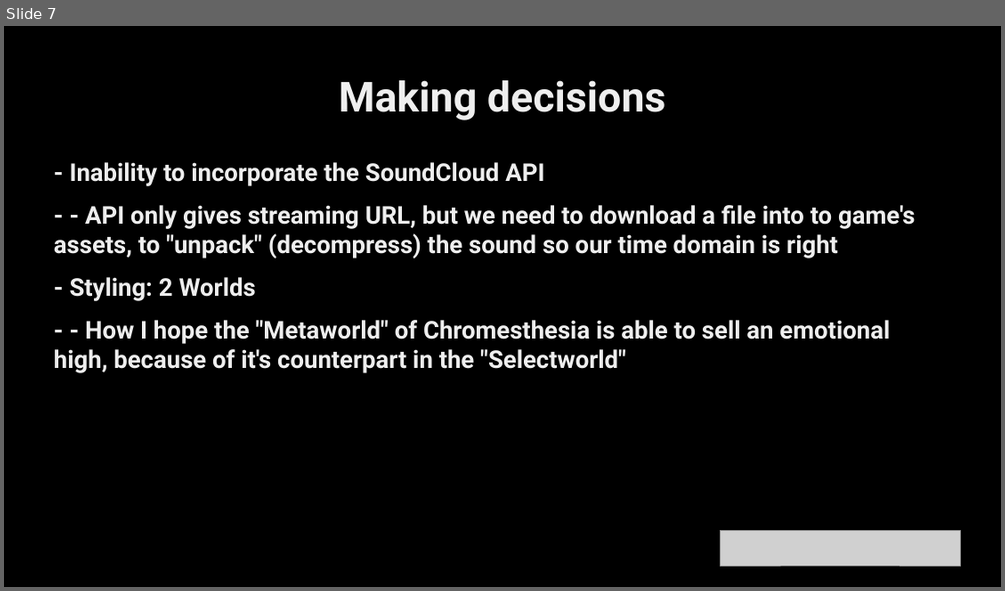
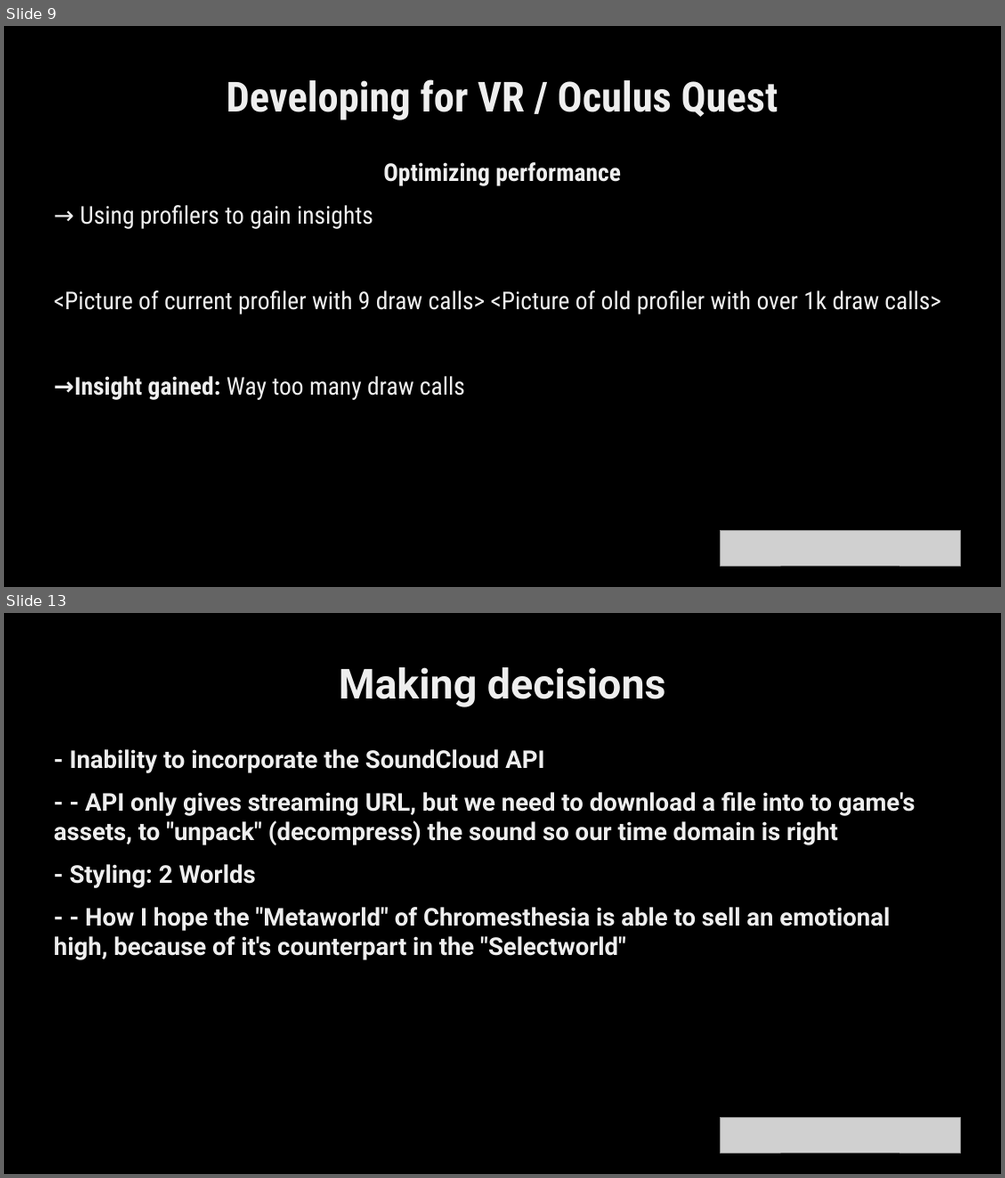
Before and after one commit to etlaM21/Chromesthesia, a slide deck: FINAL_PRESENTATON.odp. Shown one above the other, each under a label of ours: slide 7 before the commit, slides 9 and 13 after it; the slides between them are not shown. The pictures are 1005x591 and 1005x1178 pixels, drawn with LibreOffice and Linux fonts; fonts in the diff are those of the drawing; grey boxes stand for pictures. Boxes give left, top, right and bottom in pixels: in the first picture for what was removed or moved away, otherwise in the second. Text is boxed around its words. In the diff, an @@ line names an element or a change of style, - is before the commit and + after.

```diff
--- a/FINAL_PRESENTATON.odp
+++ b/FINAL_PRESENTATON.odp
@@ slide 9 added at (4, 26, 1001, 587), background #FFFFFF @@
@@ rectangle added at (4, 26, 1001, 587), fill #000000, outline #808080 0 pt @@
@@ title added at (226, 79, 778, 120), 44 pt, text #EEEEEE, bold @@
+Developing for VR / Oculus Quest
@@ text added at (54, 162, 941, 400), 26 pt, text #EEEEEE @@
+Optimizing performance
+→ Using profilers to gain insights
+<Picture of current profiler with 9 draw calls> <Picture of old profiler with over 1k draw calls>
+→Insight gained: Way too many draw calls
@@ picture added at (720, 530, 960, 565) @@
@@ what was slide 7 is now slide 13 @@
```
Also in this commit, not shown: 2 slides changed, 7 other slides added, 2 slides removed, 2 other files.
